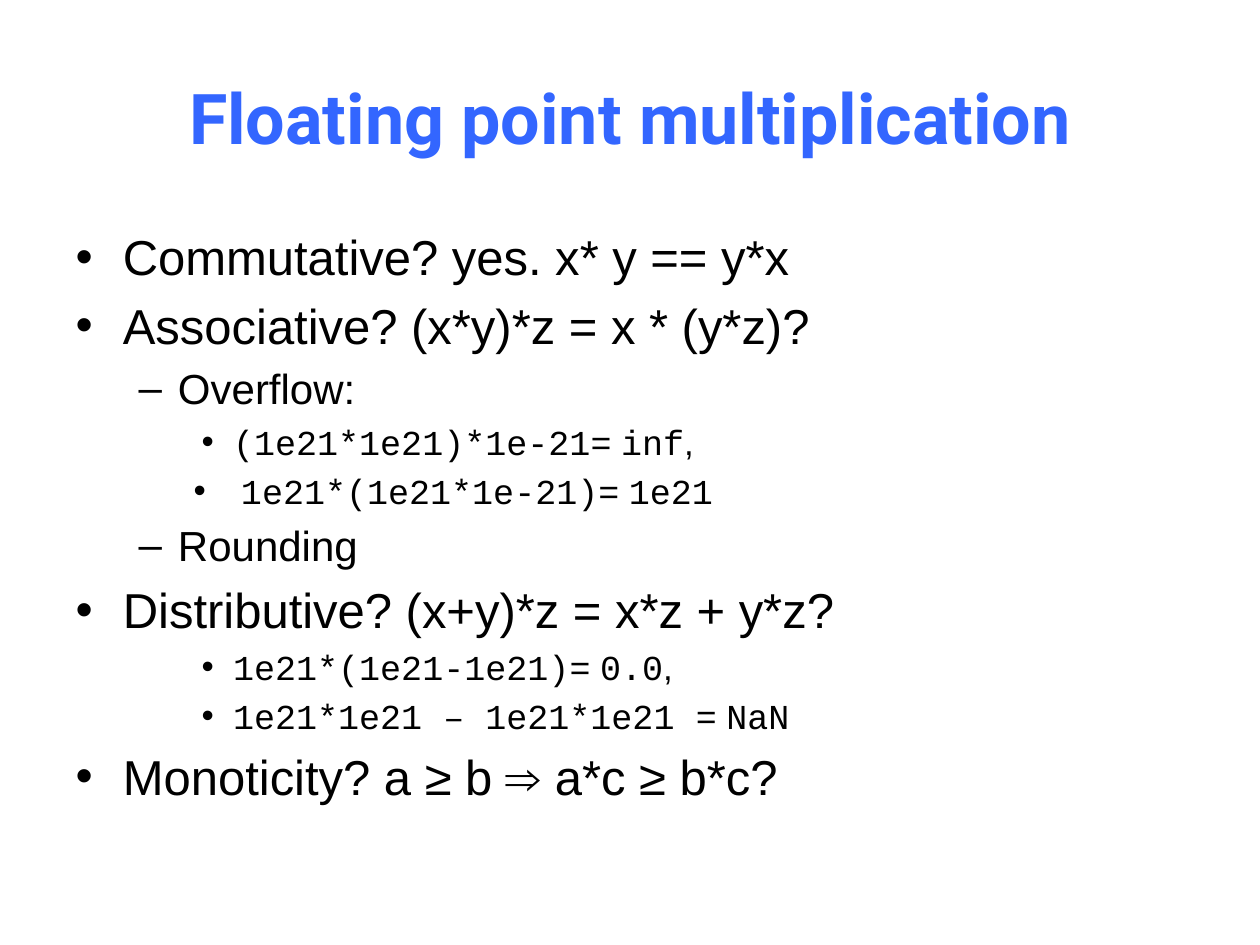
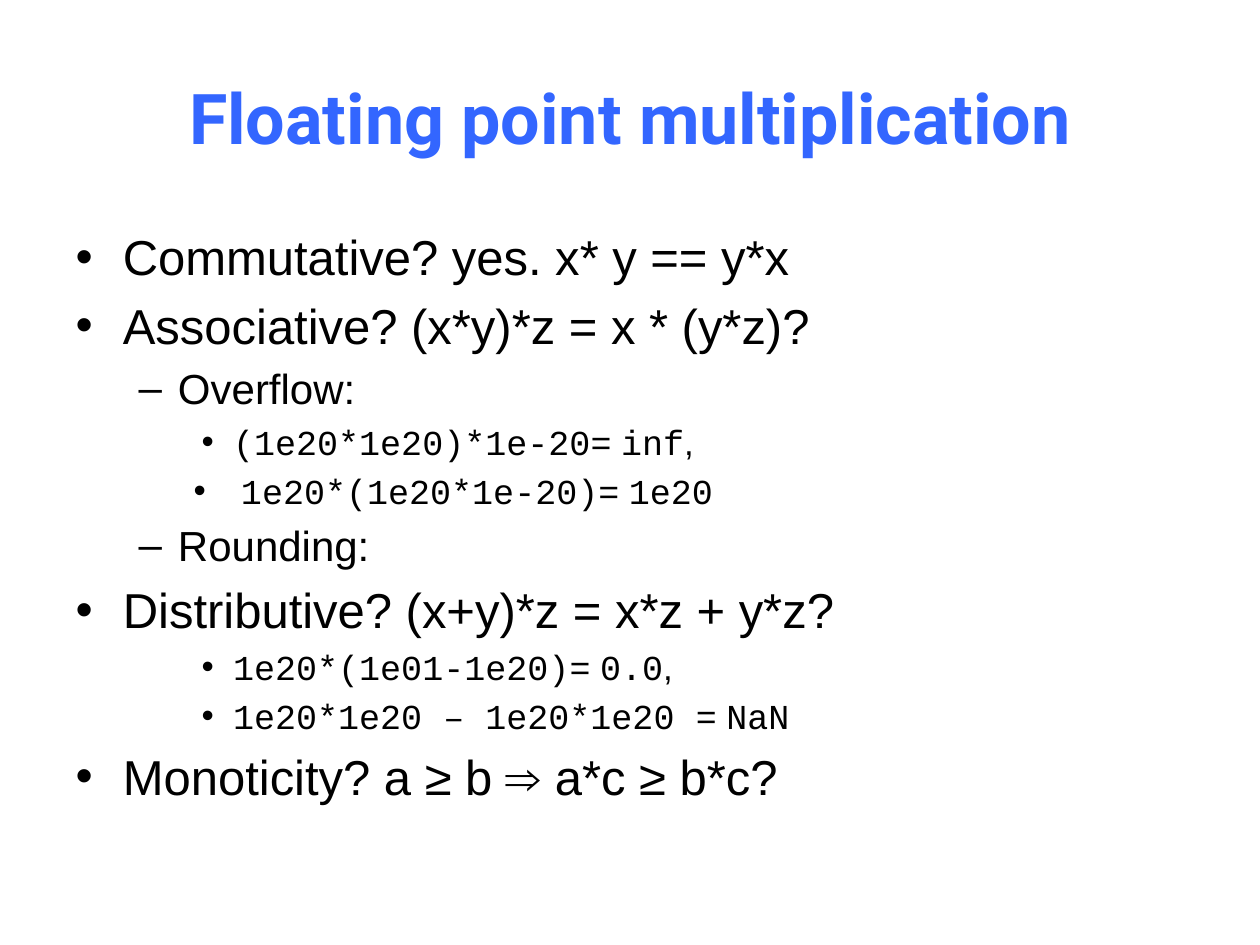
Before and after one commit to NYU-CSO/nyu-cso.github.io, a slide deck: slide 63 of notes/03-floats.pptx. Drawn at 1260x945 pixels with LibreOffice and Linux fonts; fonts in the diff are those of the drawing. Boxes give left, top, right and bottom in pixels: in the first picture for what was removed or moved away, otherwise in the second. Text is boxed around its words. In the diff, an @@ line names an element or a change of style, - is before the commit and + after.

```diff
--- a/notes/03-floats.pptx
+++ b/notes/03-floats.pptx
@@ text at <box>178,430,713,569</box>: text changed @@
-    • (1e21*1e21)*1e-21= inf,
-    • 1e21*(1e21*1e-21)= 1e21
-  – Rounding
+    • (1e20*1e20)*1e-20= inf,
+    • 1e20*(1e20*1e-20)= 1e20
+  – Rounding:
@@ text at <box>233,655,789,730</box>: text changed @@
-    • 1e21*(1e21-1e21)= 0.0,
-    • 1e21*1e21 – 1e21*1e21 = NaN
+    • 1e20*(1e01-1e20)= 0.0,
+    • 1e20*1e20 – 1e20*1e20 = NaN
```
Also in this commit, not shown: 3 other slides changed, 1 other file.
